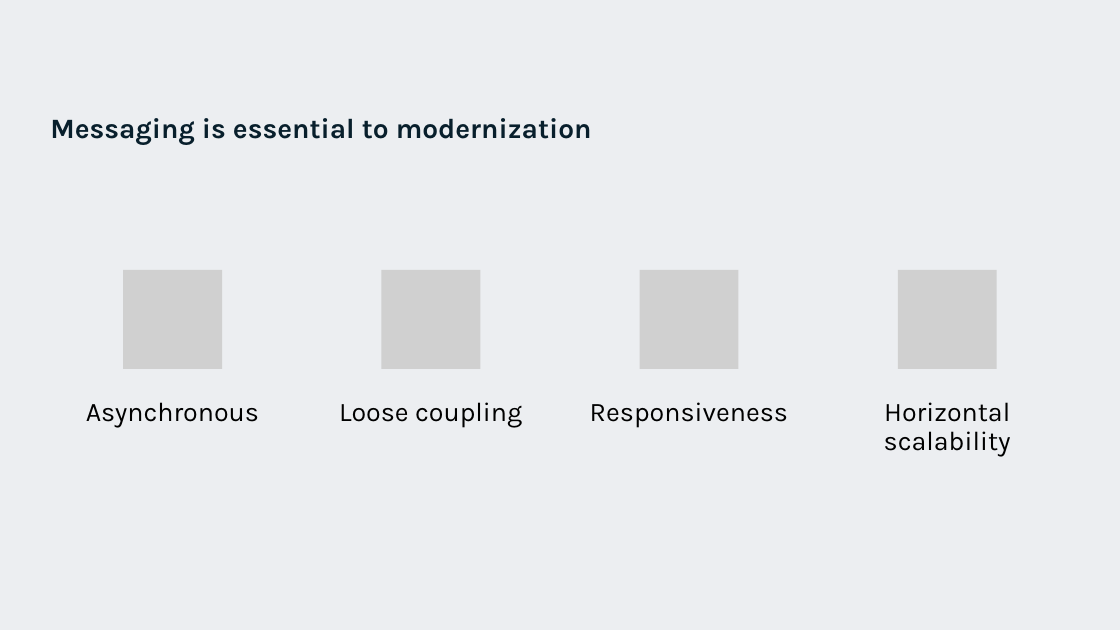
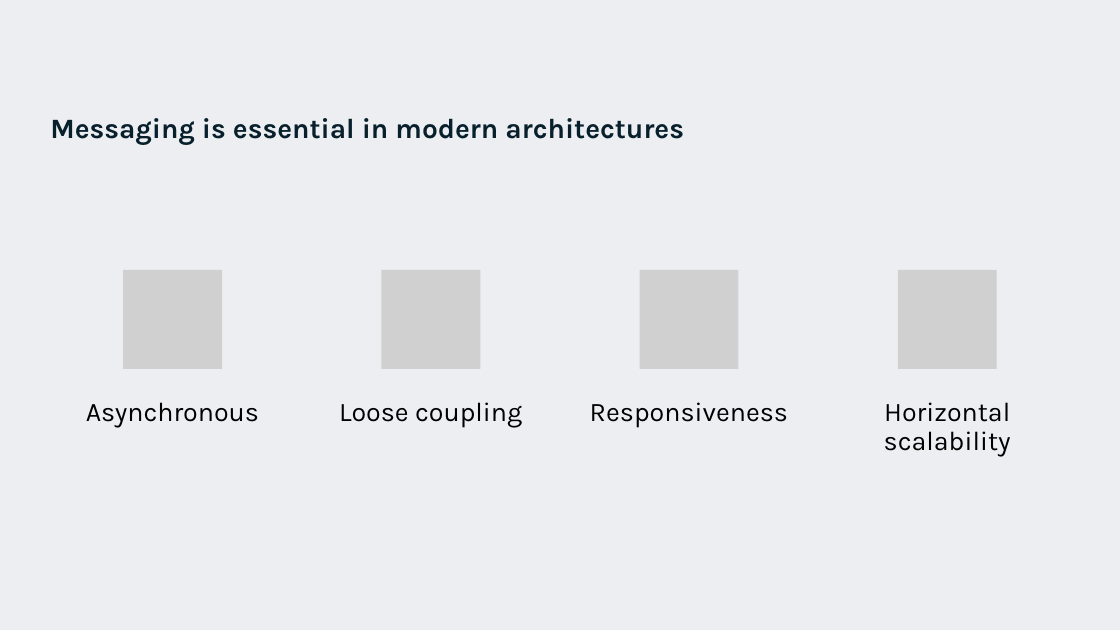
Before and after one commit to EldertGrootenboer/Migrating-your-messaging-workloads-to-the-Cloud-with-Azure-Service-Bus, a slide deck: slide 6 of Migrating your messaging workloads to the Cloud with Azure Service Bus.pptx (slide 5 before the commit). Drawn at 1120x630 pixels with LibreOffice and Linux fonts; fonts in the diff are those of the drawing; grey boxes stand for pictures; background and template pictures are left out. Boxes give left, top, right and bottom in pixels: in the first picture for what was removed or moved away, otherwise in the second. Text is boxed around its words. In the diff, an @@ line names an element or a change of style, - is before the commit and + after.

```diff
--- a/Migrating your messaging workloads to the Cloud with Azure Service Bus.pptx
+++ b/Migrating your messaging workloads to the Cloud with Azure Service Bus.pptx
@@ title at (50,118,684,144): text changed @@
-Messaging is essential to modernization
+Messaging is essential in modern architectures
```
Also in this commit, not shown: 4 other slides changed, 1 slide added.
